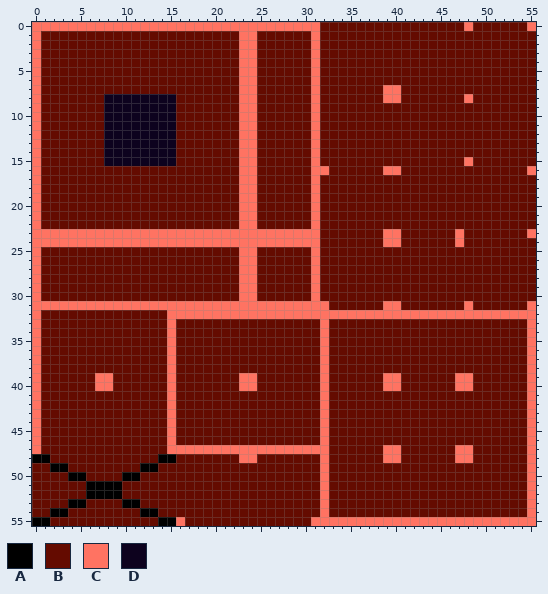
Pixel-art sprite: Assets/Sprites/Tiles/TestSoil_v3_.png. The picture above was drawn from the file before the commit.
The file is 56x56 pixels.
Palette (. is transparent): A #000000  B #640b00  C #ff7362  D #0d021e
Pixels before (only the part around the change), first column x 0:
 0 CCCCCCCCCCCCCCCCCCCCCCCCCCCCCCCCBBBBBBBBBBBBBBBBCBBBBBBC
 1 CBBBBBBBBBBBBBBBBBBBBBBCCBBBBBBCBBBBBBBBBBBBBBBBBBBBBBBB
 2 CBBBBBBBBBBBBBBBBBBBBBBCCBBBBBBCBBBBBBBBBBBBBBBBBBBBBBBB
 3 CBBBBBBBBBBBBBBBBBBBBBBCCBBBBBBCBBBBBBBBBBBBBBBBBBBBBBBB
 4 CBBBBBBBBBBBBBBBBBBBBBBCCBBBBBBCBBBBBBBBBBBBBBBBBBBBBBBB
 5 CBBBBBBBBBBBBBBBBBBBBBBCCBBBBBBCBBBBBBBBBBBBBBBBBBBBBBBB
 6 CBBBBBBBBBBBBBBBBBBBBBBCCBBBBBBCBBBBBBBBBBBBBBBBBBBBBBBB
 7 CBBBBBBBBBBBBBBBBBBBBBBCCBBBBBBCBBBBBBBCCBBBBBBBBBBBBBBB
 8 CBBBBBBBDDDDDDDDBBBBBBBCCBBBBBBCBBBBBBBCCBBBBBBBCBBBBBBB
 9 CBBBBBBBDDDDDDDDBBBBBBBCCBBBBBBCBBBBBBBBBBBBBBBBBBBBBBBB
10 CBBBBBBBDDDDDDDDBBBBBBBCCBBBBBBCBBBBBBBBBBBBBBBBBBBBBBBB
11 CBBBBBBBDDDDDDDDBBBBBBBCCBBBBBBCBBBBBBBBBBBBBBBBBBBBBBBB
12 CBBBBBBBDDDDDDDDBBBBBBBCCBBBBBBCBBBBBBBBBBBBBBBBBBBBBBBB
13 CBBBBBBBDDDDDDDDBBBBBBBCCBBBBBBCBBBBBBBBBBBBBBBBBBBBBBBB
14 CBBBBBBBDDDDDDDDBBBBBBBCCBBBBBBCBBBBBBBBBBBBBBBBBBBBBBBB
15 CBBBBBBBDDDDDDDDBBBBBBBCCBBBBBBCBBBBBBBBBBBBBBBBCBBBBBBB
16 CBBBBBBBBBBBBBBBBBBBBBBCCBBBBBBCCBBBBBBCCBBBBBBBBBBBBBBC
17 CBBBBBBBBBBBBBBBBBBBBBBCCBBBBBBCBBBBBBBBBBBBBBBBBBBBBBBB
18 CBBBBBBBBBBBBBBBBBBBBBBCCBBBBBBCBBBBBBBBBBBBBBBBBBBBBBBB
19 CBBBBBBBBBBBBBBBBBBBBBBCCBBBBBBCBBBBBBBBBBBBBBBBBBBBBBBB
20 CBBBBBBBBBBBBBBBBBBBBBBCCBBBBBBCBBBBBBBBBBBBBBBBBBBBBBBB
21 CBBBBBBBBBBBBBBBBBBBBBBCCBBBBBBCBBBBBBBBBBBBBBBBBBBBBBBB
22 CBBBBBBBBBBBBBBBBBBBBBBCCBBBBBBCBBBBBBBBBBBBBBBBBBBBBBBB
23 CCCCCCCCCCCCCCCCCCCCCCCCCCCCCCCCBBBBBBBCCBBBBBBCBBBBBBBC
24 CCCCCCCCCCCCCCCCCCCCCCCCCCCCCCCCBBBBBBBCCBBBBBBCBBBBBBBB
25 CBBBBBBBBBBBBBBBBBBBBBBCCBBBBBBCBBBBBBBBBBBBBBBBBBBBBBBB
26 CBBBBBBBBBBBBBBBBBBBBBBCCBBBBBBCBBBBBBBBBBBBBBBBBBBBBBBB
27 CBBBBBBBBBBBBBBBBBBBBBBCCBBBBBBCBBBBBBBBBBBBBBBBBBBBBBBB
28 CBBBBBBBBBBBBBBBBBBBBBBCCBBBBBBCBBBBBBBBBBBBBBBBBBBBBBBB
29 CBBBBBBBBBBBBBBBBBBBBBBCCBBBBBBCBBBBBBBBBBBBBBBBBBBBBBBB
30 CBBBBBBBBBBBBBBBBBBBBBBCCBBBBBBCBBBBBBBBBBBBBBBBBBBBBBBB
31 CCCCCCCCCCCCCCCCCCCCCCCCCCCCCCCCCBBBBBBCCBBBBBBBCBBBBBBC
32 CBBBBBBBBBBBBBBCCCCCCCCCCCCCCCCCCCCCCCCCCCCCCCCCCCCCCCCC
33 CBBBBBBBBBBBBBBCBBBBBBBBBBBBBBBBCBBBBBBBBBBBBBBBBBBBBBBC
34 CBBBBBBBBBBBBBBCBBBBBBBBBBBBBBBBCBBBBBBBBBBBBBBBBBBBBBBC
35 CBBBBBBBBBBBBBBCBBBBBBBBBBBBBBBBCBBBBBBBBBBBBBBBBBBBBBBC
36 CBBBBBBBBBBBBBBCBBBBBBBBBBBBBBBBCBBBBBBBBBBBBBBBBBBBBBBC
37 CBBBBBBBBBBBBBBCBBBBBBBBBBBBBBBBCBBBBBBBBBBBBBBBBBBBBBBC
38 CBBBBBBBBBBBBBBCBBBBBBBBBBBBBBBBCBBBBBBBBBBBBBBBBBBBBBBC
39 CBBBBBBCCBBBBBBCBBBBBBBCCBBBBBBBCBBBBBBCCBBBBBBCCBBBBBBC
40 CBBBBBBCCBBBBBBCBBBBBBBCCBBBBBBBCBBBBBBCCBBBBBBCCBBBBBBC
41 CBBBBBBBBBBBBBBCBBBBBBBBBBBBBBBBCBBBBBBBBBBBBBBBBBBBBBBC
42 CBBBBBBBBBBBBBBCBBBBBBBBBBBBBBBBCBBBBBBBBBBBBBBBBBBBBBBC
43 CBBBBBBBBBBBBBBCBBBBBBBBBBBBBBBBCBBBBBBBBBBBBBBBBBBBBBBC
44 CBBBBBBBBBBBBBBCBBBBBBBBBBBBBBBBCBBBBBBBBBBBBBBBBBBBBBBC
45 CBBBBBBBBBBBBBBCBBBBBBBBBBBBBBBBCBBBBBBBBBBBBBBBBBBBBBBC
46 CBBBBBBBBBBBBBBCBBBBBBBBBBBBBBBBCBBBBBBBBBBBBBBBBBBBBBBC
47 CBBBBBBBBBBBBBBCCCCCCCCCCCCCCCCCCBBBBBBCCBBBBBBCCBBBBBBC
48 AABBBBBBBBBBBBAABBBBBBBCCBBBBBBBCBBBBBBCCBBBBBBCCBBBBBBC
49 BBAABBBBBBBBAABBBBBBBBBBBBBBBBBBCBBBBBBBBBBBBBBBBBBBBBBC
50 BBBBAABBBBAABBBBBBBBBBBBBBBBBBBBCBBBBBBBBBBBBBBBBBBBBBBC
51 BBBBBBAAAABBBBBBBBBBBBBBBBBBBBBBCBBBBBBBBBBBBBBBBBBBBBBC
52 BBBBBBAAAABBBBBBBBBBBBBBBBBBBBBBCBBBBBBBBBBBBBBBBBBBBBBC
53 BBBBAABBBBAABBBBBBBBBBBBBBBBBBBBCBBBBBBBBBBBBBBBBBBBBBBC
54 BBAABBBBBBBBAABBBBBBBBBBBBBBBBBBCBBBBBBBBBBBBBBBBBBBBBBC
55 AABBBBBBBBBBBBAACBBBBBBBBBBBBBBCCCCCCCCCCCCCCCCCCCCCCCCC
Once edited:
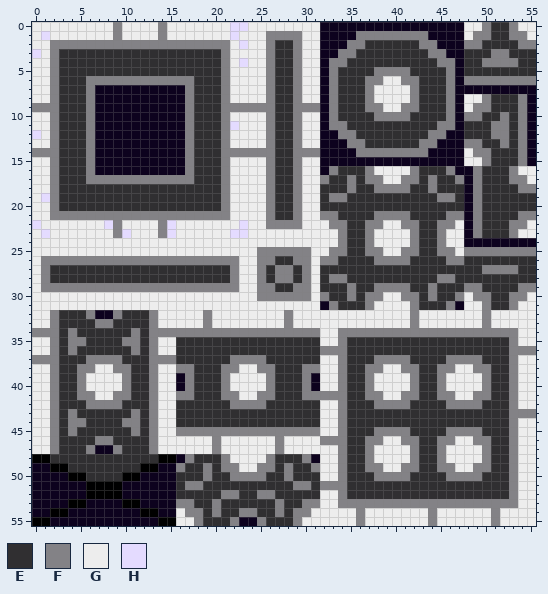
Colours new in this view: E #302f31  F #838286  G #ededed  H #e4dbff
The edit:
Changed rows in their new state; - is an unchanged pixel.
first column x 0:
 0 GGGGGGGGGFGGGGFGGGGGGGHHGGGGGGGGDDDDDDDDDDDDDDDDGGFEEFGG
 1 GHGGGGGGGFGGGGFGGGGGGGHGGGFFFFGGDDDDFFFFFFFFDDDDGFFEEFFG
 2 GGFFFFFFFFFFFFFFFFFFFFGHGGFEEFGGDDDFFEEEEEEFFDDDFFEEEEFF
 3 HGFEEEEEEEEEEEEEEEEEEFGGGGFEEFGGDDFFEEEEEEEEFFDDEEEFFEEE
 4 GGFEEEEEEEEEEEEEEEEEEFGHGGFEEFGGDFFEEEEEEEEEEFFDEEFFFFEE
 5 GGFEEEEEEEEEEEEEEEEEEFGGGGFEEFGGDFEEEEFFFFEEEEFDEEEEEEEE
 6 GGFEEEFFFFFFFFFFFFEEEFGGGGFEEFGGDFEEEFFGGFFEEEFDFFFFFFFF
 7 GGFEEEFDDDDDDDDDDFEEEFGGGGFEEFGGDFEEEFGGGGFEEEFDDDDDDDDD
 8 GGFEEEFD--------DFEEEFGGGGFEEFGGDFEEEFGGGGFEEEFDGGFEEEFD
 9 FFFEEEFD--------DFEEEFFFFFFEEFFFDFEEEFFGGFFEEEFDGFFEEEFD
10 GGFEEEFD--------DFEEEFGGGGFEEFGGDFEEEEFFFFEEEEFDFFEEFEFD
11 GGFEEEFD--------DFEEEFHGGGFEEFGGDFFEEEEEEEEEEFFDEEEFFEFD
12 HGFEEEFD--------DFEEEFGGGGFEEFGGDDFFEEEEEEEEFFDDEEEFFEFD
13 GGFEEEFD--------DFEEEFGGGGFEEFGGDDDFFEEEEEEFFDDDFFEEFEFD
14 FFFEEEFD--------DFEEEFFFFFFEEFFFDDDDFFFFFFFFDDDDGFFEEEFD
15 GGFEEEFD--------DFEEEFGGGGFEEFGGDDDDDDDDDDDDDDDDGGFEEEFD
16 GGFEEEFDDDDDDDDDDFEEEFGGGGFEEFGGDFEEEFGGGGFEEEFDDFEEEFGG
17 GGFEEEFFFFFFFFFFFFEEEFGGGGFEEFGGFEEFEFFGGFFEFEEFDFEEEFFG
18 GGFEEEEEEEEEEEEEEEEEEFGGGGFEEFGGEEEFEEFFFFEEFEEEDFEEEEFF
19 GHFEEEEEEEEEEEEEEEEEEFGGGGFEEFGGEFFEEEEEEEEEEFFEDFEEEEEE
20 GGFEEEEEEEEEEEEEEEEEEFGGGGFEEFGGEEEEEEEEEEEEEEEEDFEEEEEE
21 GGFFFFFFFFFFFFFFFFFFFFGGGGFEEFGGFFEEEEFFFFEEEEFFDFEEEEFF
22 HGGGGGGGHFGGGGFHGGGGGGGHGGFFFFGGGFFEEFFGGFFEEFFGDFEEEFFG
23 GHGGGGGGGFHGGGFHGGGGGGHHGGGGGGGGGGFEEFGGGGFEEFGGDFEEEFGG
24 GGGGGGGGGGGGGGGGGGGGGGGGGGGGGGGGGGFEEFGGGGFEEFGGDDDDDDDD
25 GGGGGGGGGGGGGGGGGGGGGGGGGFFFFFFGGFFEEFFGGFFEEFFGFFFFFFFF
26 GFFFFFFFFFFFFFFFFFFFFFFGGFFEEFFGFFEEEEFFFFEEEEFFEEEEEEEE
27 GFEEEEEEEEEEEEEEEEEEEEFGGFEFFEFGEEEEEEEEEEEEEEEEEEFFFFEE
28 GFEEEEEEEEEEEEEEEEEEEEFGGFEFFEFGEFFEEEEEEEEEEFFEEEEEEEEE
29 GFFFFFFFFFFFFFFFFFFFFFFGGFFEEFFGEEEFEEFFFFEEFEEEFFEEEEFF
30 GGGGGGGGGGGGGGGGGGGGGGGGGFFFFFFGFEEFEFFGGFFEFEEFGFFEEFFG
31 GGGGGGGGGGGGGGGGGGGGGGGGGGGGGGGGDFEEEFGGGGFEEEFDGGFEEFGG
32 GGFEEEFDDFEEEFGGGGGFGGGGGGGGFGGGGGGGGGGGGGFGGGGGGGFGGGGG
33 GGFEEEEFFEEEEFGGGGGFGGGGGGGGFGGGGGGGGGGGGGFGGGGGGGFGGGGG
34 FFFEFEEEEEEFEFFFFFFFFFFFFFFFFFFFGGFFFFFFFFFFFFFFFFFFFFGG
35 GGFEFFEEEEFFEFGGEEEEEEEEEEEEEEEEGGFEEEEEEEEEEEEEEEEEEFGG
36 GGFEFEEEEEEFEFGGEEEEEEEEEEEEEEEEFFFEEEEEEEEEEEEEEEEEEFFF
37 FFFEEEFFFFEEEFFFEEEEEEFFFFEEEEEEGGFEEEFFFFEEEEFFFFEEEFGG
38 GGFEEFFGGFFEEFGGFFEEEFFGGFFEEEFFGGFEEFFGGFFEEFFGGFFEEFGG
39 GGFEEFGGGGFEEFGGDFEEEFGGGGFEEEFDGGFEEFGGGGFEEFGGGGFEEFGG
40 GGFEEFGGGGFEEFGGDFEEEFGGGGFEEEFDGGFEEFGGGGFEEFGGGGFEEFGG
41 GGFEEFFGGFFEEFGGFFEEEFFGGFFEEEFFFFFEEFFGGFFEEFFGGFFEEFGG
42 GGFEEEFFFFEEEFGGEEEEEEFFFFEEEEEEGGFEEEFFFFEEEEFFFFEEEFGG
43 GGFEFEEEEEEFEFGGEEEEEEEEEEEEEEEEGGFEEEEEEEEEEEEEEEEEEFFF
44 GGFEFFEEEEFFEFGGEEEEEEEEEEEEEEEEGGFEEEEEEEEEEEEEEEEEEFGG
45 GGFEFEEEEEEFEFGGFFFFFFFFFFFFFFFFGGFEEEFFFFEEEEFFFFEEEFGG
46 GGFEEEEFFEEEEFGGGGGGFGGGGGGFGGGGFFFEEFFGGFFEEFFGGFFEEFGG
47 GGFEEEFDDFEEEFGGGGGGFGGGGGGFGGGGGGFEEFGGGGFEEFGGGGFEEFGG
48 --EEEEEEEEEEEE--DFEEEFGGGGFEEEFDGGFEEFGGGGFEEFGGGGFEEFGG
49 DD--EEEEEEEE--DDFEEFEFFGGFFEFEEFGGFEEFFGGFFEEFFGGFFEEFGG
50 DDDD--EEEE--DDDDEEEFEEFFFFEEFEEEGGFEEEFFFFEEEEFFFFEEEFGG
51 DDDDDD----DDDDDDEFFEEEEEEEEEEFFEFFFEEEEEEEEEEEEEEEEEEFGG
52 DDDDDD----DDDDDDEEEEEFFEEFFEEEEEGGFEEEEEEEEEEEEEEEEEEFGG
53 DDDD--DDDD--DDDDFFEEFEEEEEEFEEFFGGFFFFFFFFFFFFFFFFFFFFGG
54 DD--DDDDDDDD--DDGFFEFEEFFEEFEFFGGGGGFGGGGGGGFGGGGGGFGGGG
55 --DDDDDDDDDDDD--GGFEEEFDDFEEEFGGGGGGFGGGGGGGFGGGGGGFGGGG
Changed places in both pictures, as pixel boxes (x1, y1, x2, y2):
changed: (32, 22, 536, 526)
